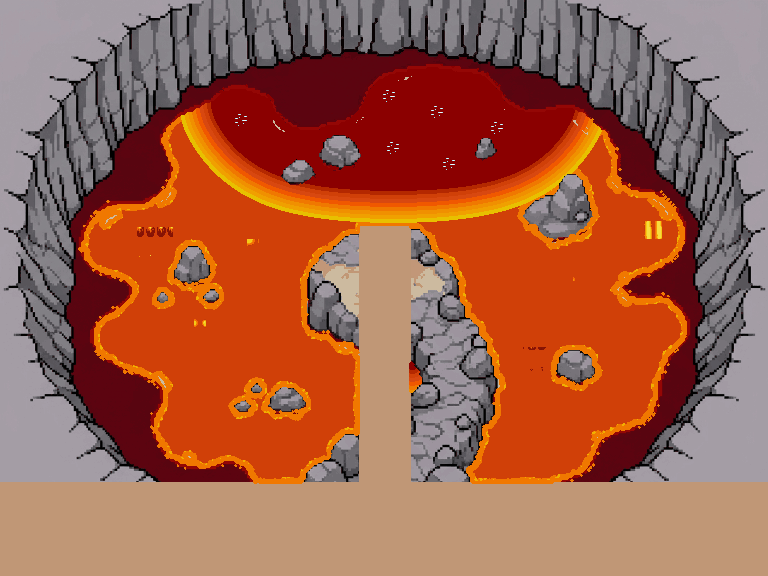
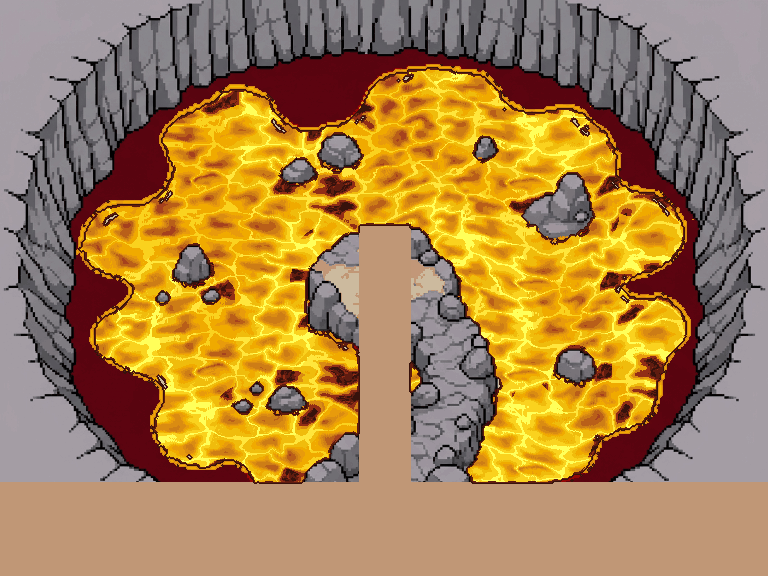
Layered file, before and after one edit (768 × 576). Changes by layer:
removed layer "11_profondeur" over [left=289, top=15, right=481, bottom=127]
added layer "veines" above "profondeur" over [left=76, top=64, right=694, bottom=473]
added layer "profondeur" above "piliers" over [left=289, top=15, right=481, bottom=127]
removed layer "09_roche" over [left=4, top=0, right=766, bottom=482]
removed layer "08_berge" over [left=172, top=226, right=599, bottom=482]
removed layer "07_ombres" over [left=4, top=226, right=765, bottom=484]
removed layer "06_sable" over [left=4, top=226, right=765, bottom=484]
removed layer "05_sol_complet" over [left=4, top=0, right=766, bottom=484]
removed layer "04_flammes_f00" over [left=137, top=221, right=662, bottom=371]
removed layer "03_veines_lave_f00" over [left=76, top=64, right=694, bottom=473]
removed layer "02_scintillements_lave_f00" over [left=235, top=90, right=503, bottom=170]
removed layer "01_lueur_lave_f00" over [left=181, top=64, right=602, bottom=393]
removed layer "00_lave_f00" over [left=78, top=64, right=687, bottom=484]
added layer "roche" above "berge" over [left=4, top=0, right=766, bottom=482]
added layer "berge" above "ombres" over [left=172, top=226, right=599, bottom=482]
added layer "ombres" above "sable" over [left=4, top=226, right=765, bottom=484]
added layer "sable" above "sol_complet" over [left=4, top=226, right=765, bottom=484]
added layer "sol_complet" above "lave" over [left=4, top=0, right=766, bottom=484]
added layer "lave" over [left=78, top=64, right=687, bottom=484]
